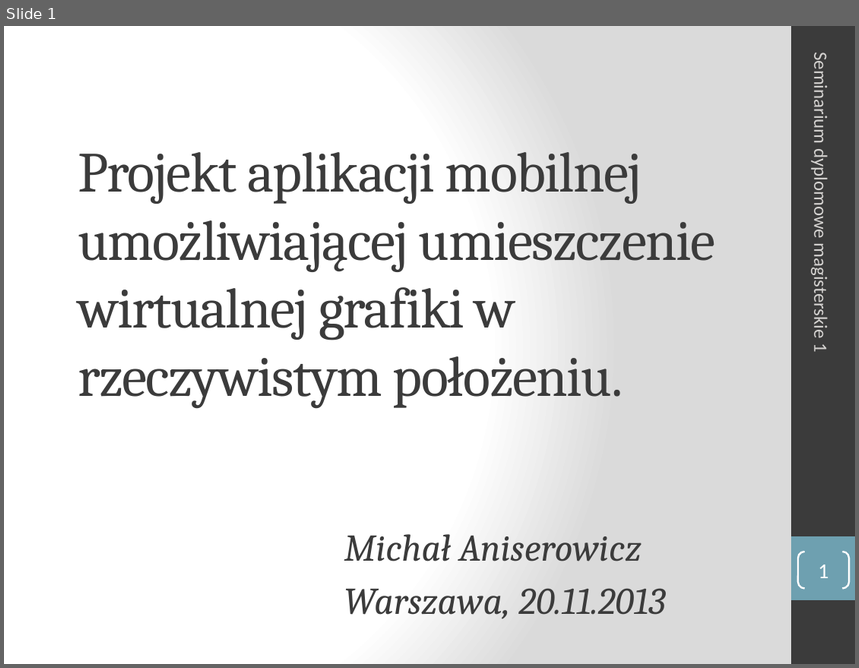
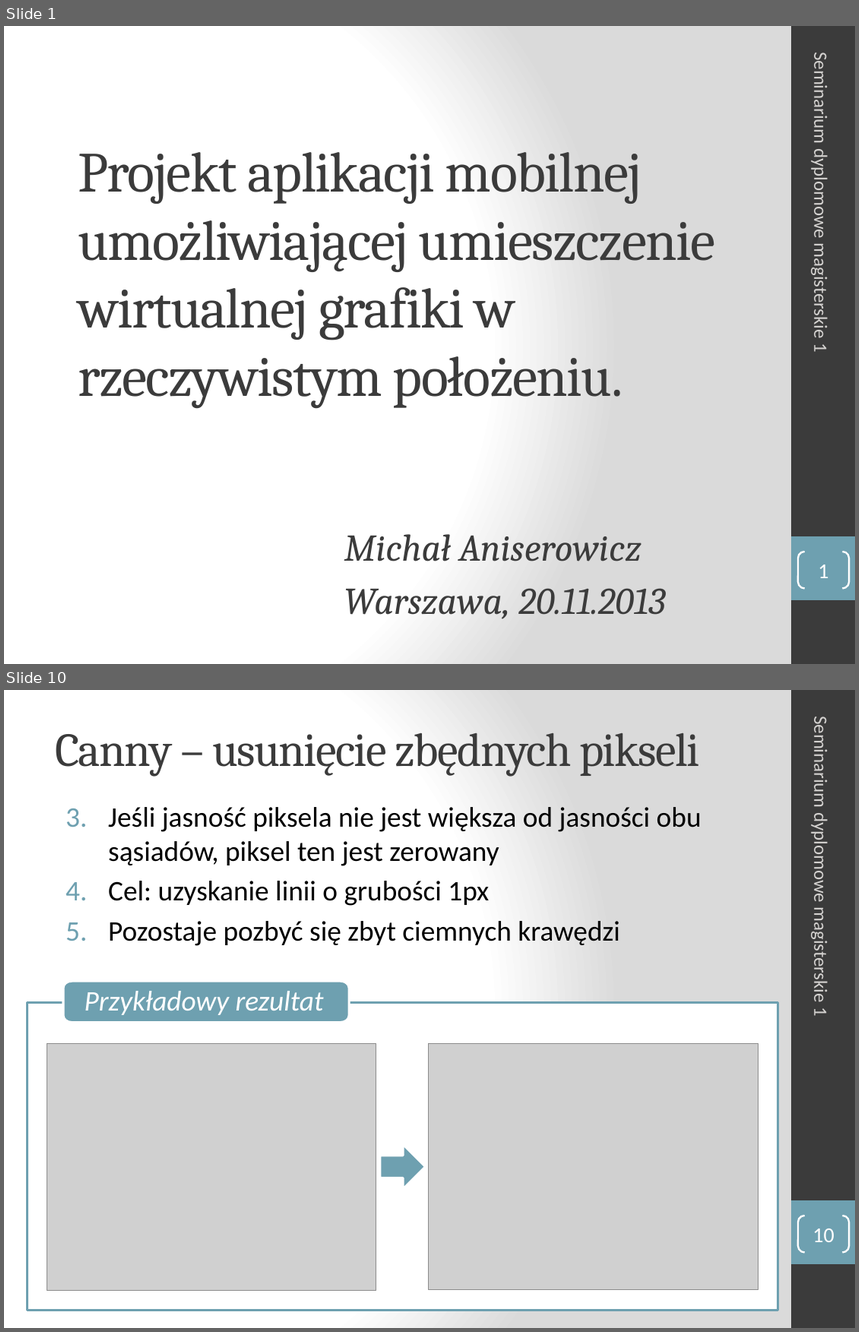
Before and after one commit to turekj/msc, a slide deck: Placeholder/seminar1/prezentacja/sdm1_Aniserowicz_Michal.pptx. Shown one above the other, each under a label of ours: slide 1 before the commit, slides 1 and 10 after it; the slides between them are not shown. The pictures are 859x668 and 859x1332 pixels, drawn with LibreOffice and Linux fonts; fonts in the diff are those of the drawing; grey boxes stand for pictures. Boxes give left, top, right and bottom in pixels: in the first picture for what was removed or moved away, otherwise in the second. Text is boxed around its words. In the diff, an @@ line names an element or a change of style, - is before the commit and + after.

Commit message:
Added Canny algorithm description to seminar presentation

```diff
--- a/Placeholder/seminar1/prezentacja/sdm1_Aniserowicz_Michal.pptx
+++ b/Placeholder/seminar1/prezentacja/sdm1_Aniserowicz_Michal.pptx
@@ slide 10 added at [4, 690, 855, 1328], background gradient #FFFFFF to #DADADA; not listed: 2 template elements that a slide beside it also shows @@
@@ title added at [55, 733, 699, 777], 40 pt, text #3B3B3B @@
+Canny – usunięcie zbędnych pikseli
@@ text added at [810, 725, 832, 1016], 16 pt, text #D4D2D0 @@
+Seminarium dyplomowe magisterskie 1
@@ text added at [108, 807, 702, 946], 24 pt, text #000000 @@
+3. Jeśli jasność piksela nie jest większa od jasności obu sąsiadów, piksel ten jest zerowany
+4. Cel: uzyskanie linii o grubości 1px
+5. Pozostaje pozbyć się zbyt ciemnych krawędzi
@@ freeform shape added at [63, 981, 350, 1023], fill #6EA0B0, outline #FFFFFF 2 pt, 24 pt, text #FFFFFF, italic @@
+Przykładowy rezultat
@@ freeform shape added at [28, 1002, 778, 1310], fill #FFFFFF at 90% opacity, outline #6EA0B0 2 pt @@
@@ picture added at [47, 1044, 376, 1291] @@
@@ picture added at [429, 1044, 758, 1291] @@
@@ right arrow added at [380, 1144, 427, 1189], fill #6EA0B0, outline #FFFFFF 2 pt @@
@@ page number added at [798, 1216, 849, 1252], outline #FFFFFF 1.5 pt, 18 pt, text #FFFFFF @@
+10
```
Also in this commit, not shown: 3 slides changed, 9 other slides added, 3 slides removed, 14 other files.
